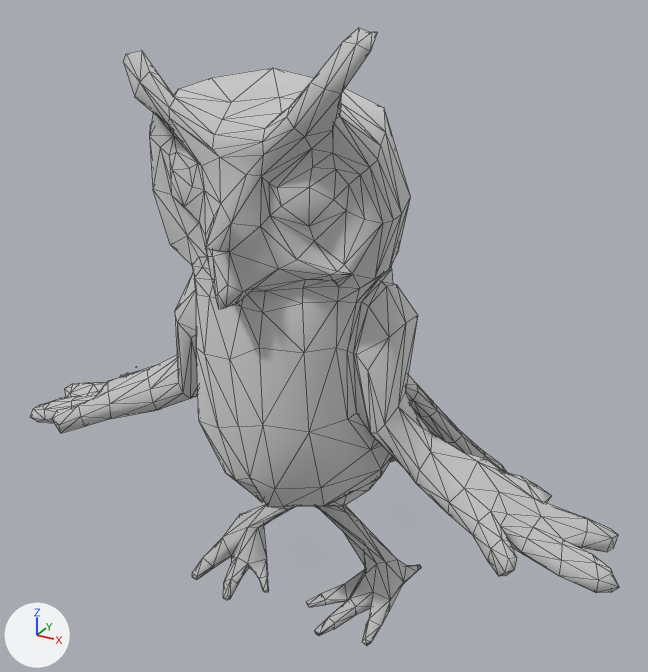
The glTF model unsoccer/client/dist/assets/characters/free3d/6243756/rigged_unity.glb as it was, and as the next commit left it.
Rendered twice from a 50 mm lens placed at (0.581, -0.976, 0.931), pointed at (0.028, 0.03, 0.428). The axes (+X, +Y, +Z) are drawn at lower left. The lights are the same throughout. The picture after the commit comes second. Mesh edges are drawn as thin lines. Vertices at exactly the same position are counted once.

Script lines for the objects in view, before the commit:
```python
mat_retopo_neural_node_31906b8a_aed7_4cb8_9f5d_6441ec923e5e_materia = principled_material('Retopo_neural_node_31906b8a-aed7-4cb8-9f5d-6441ec923e5e_materia')
mat_retopo_neural_node_31906b8a_aed7_4cb8_9f5d_6441ec923e5e_materia.base_color = (0.8, 0.8, 0.8)  # white #e7e7e7
mat_retopo_neural_node_31906b8a_aed7_4cb8_9f5d_6441ec923e5e_materia.metallic = 1.0
mat_retopo_neural_node_31906b8a_aed7_4cb8_9f5d_6441ec923e5e_materia.roughness = 1.0
me_retopo_neural_node_31906b8a_aed7_4cb8_9f5d_6441ec923e5e = bpy.data.meshes.new('Retopo_neural_node_31906b8a-aed7-4cb8-9f5d-6441ec923e5e')
me_retopo_neural_node_31906b8a_aed7_4cb8_9f5d_6441ec923e5e.from_pydata(...)  # 1121 vertices, 2229 faces; spans x -0.472..0.473, y -0.191..0.217, z 0.0..0.851
me_retopo_neural_node_31906b8a_aed7_4cb8_9f5d_6441ec923e5e.materials.append(mat_retopo_neural_node_31906b8a_aed7_4cb8_9f5d_6441ec923e5e_materia)  # white #e7e7e7
ob_retopo_neural_node_31906b8a_aed7_4cb8_9f5d_6441ec923e5e = bpy.data.objects.new('Retopo_neural_node_31906b8a-aed7-4cb8-9f5d-6441ec923e5e', me_retopo_neural_node_31906b8a_aed7_4cb8_9f5d_6441ec923e5e)
ob_retopo_neural_node_31906b8a_aed7_4cb8_9f5d_6441ec923e5e.location = (0.0, 0.0, 0.0)
```
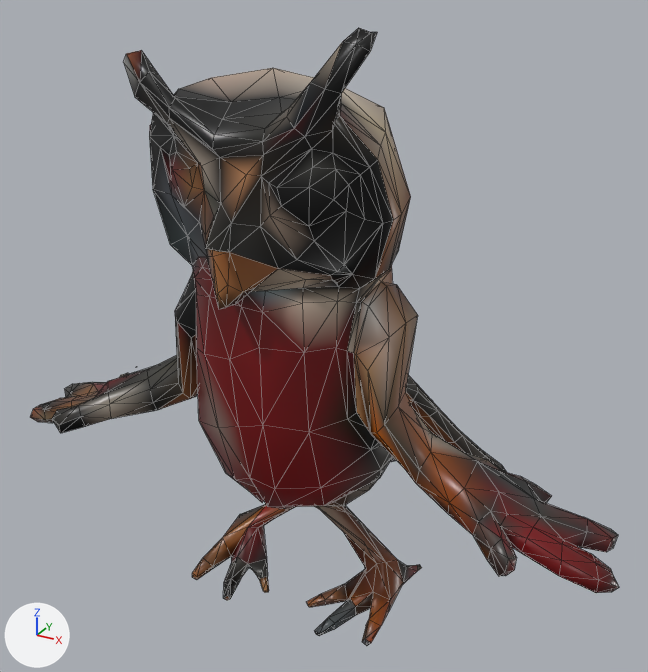
Where the change shows, as pixel boxes (x1, y1, x2, y2) in the pictures (648 x 672 px):
'Retopo_neural_node_31906b8a-aed7-4cb8-9f5d-6441ec923e5e', recoloured (darker): (30, 28, 619, 646) in both

Edits to the bpy script that builds the scene:
```text
Change mat_retopo_neural_node_31906b8a_aed7_4cb8_9f5d_6441ec923e5e_materia:
    where n0 = _N.new('ShaderNodeBsdfPrincipled'); n0.name = 'Principled BSDF'
    n0.inputs[1].default_value: 1.0 -> 0.0122  # 'Metallic'
    n0.inputs[2].default_value: 1.0 -> 0.343  # 'Roughness'
    add n2 = _N.new('ShaderNodeVertexColor'); n2.name = 'Color Attribute'
    add _L.new(n2.outputs[0], n0.inputs[0])  # 'Color' to 'Base Color'
Change me_retopo_neural_node_31906b8a_aed7_4cb8_9f5d_6441ec923e5e:
    where me_retopo_neural_node_31906b8a_aed7_4cb8_9f5d_6441ec923e5e.from_pydata(...)  # 1121 vertices, 2229 faces; spans x -0.472..0.473, y -0.191..0.217, z 0.0..0.851
    used by ob_retopo_neural_node_31906b8a_aed7_4cb8_9f5d_6441ec923e5e; location = (0.0, 0.0, 0.0)
    me_retopo_neural_node_31906b8a_aed7_4cb8_9f5d_6441ec923e5e part 1: vertex colours changed
```
